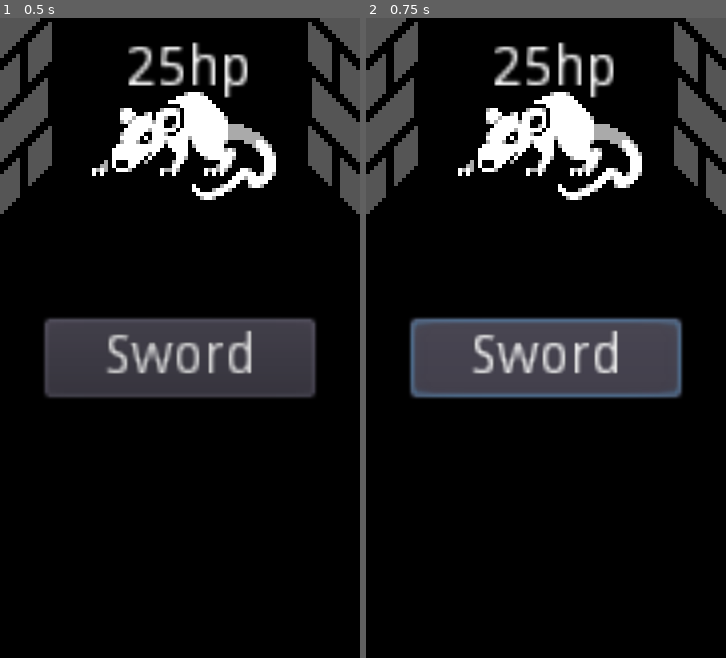
Above: before the commit, frames 1-2 (left to right).
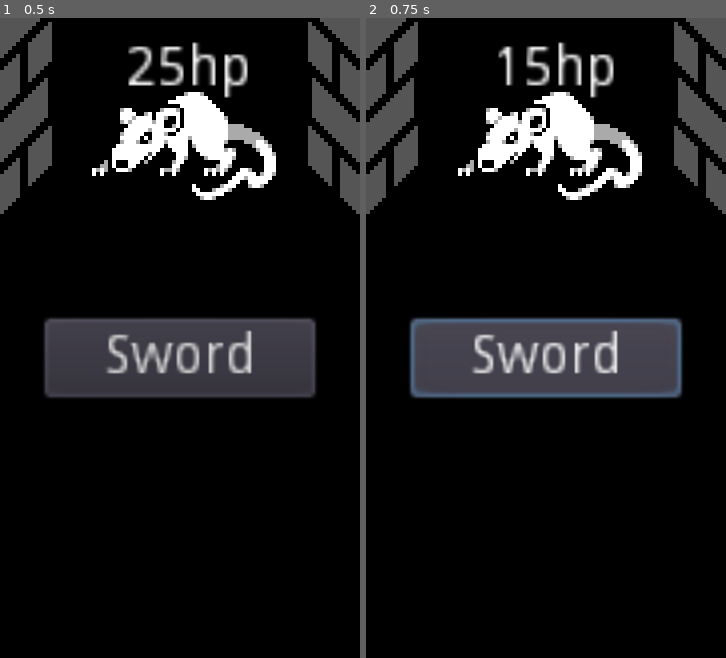
Above: after the commit, the same moments.

Repository: paulovgtb/mobile-rpg
Game: Godot game, scene res://battle.tscn
The game is run twice, just before and just after one commit, with the same random seed, the same clock (stepped at 60 frames per second) and the same inputs.
Inputs:
- Up to frame 1 (0.5 s): no input
- Up to frame 2 (0.75 s): click "Sword" at 0.5 s

Frame 1 is identical in both runs. In frame 2, 0.3% of the frame differs, in the area x 35-44%, y 4-11%.

Commit message:
Starts building the attack funcionality

Diff:
--- /dev/null
+++ b/battle.gd
@@ -0,0 +1,6 @@
+extends Node
+
+onready var hpLabel = $Enemy/HPLabel
+
+func _on_Sword_pressed():
+	hpLabel.text = "15hp"
--- a/battle.tscn
+++ b/battle.tscn
@@ -1,10 +1,12 @@
-[gd_scene load_steps=4 format=2]
+[gd_scene load_steps=5 format=2]
 
 [ext_resource path="res://Images/Mobile RPG Mockup.png" type="Texture" id=1]
 [ext_resource path="res://Images/Rat.png" type="Texture" id=2]
 [ext_resource path="res://Images/Dungeon.png" type="Texture" id=3]
+[ext_resource path="res://battle.gd" type="Script" id=4]
 
 [node name="Battle" type="Node"]
+script = ExtResource( 4 )
 
 [node name="Dungeon" type="Sprite" parent="."]
 position = Vector2( 45, 80 )
@@ -33,9 +35,11 @@
 anchor_right = 1.0
 anchor_bottom = 1.0
 
-[node name="Button" type="Button" parent="UI"]
+[node name="Sword" type="Button" parent="UI"]
 margin_left = 11.0
 margin_top = 75.0
 margin_right = 79.0
 margin_bottom = 95.0
 text = "Sword"
+
+[connection signal="pressed" from="UI/Sword" to="." method="_on_Sword_pressed"]
